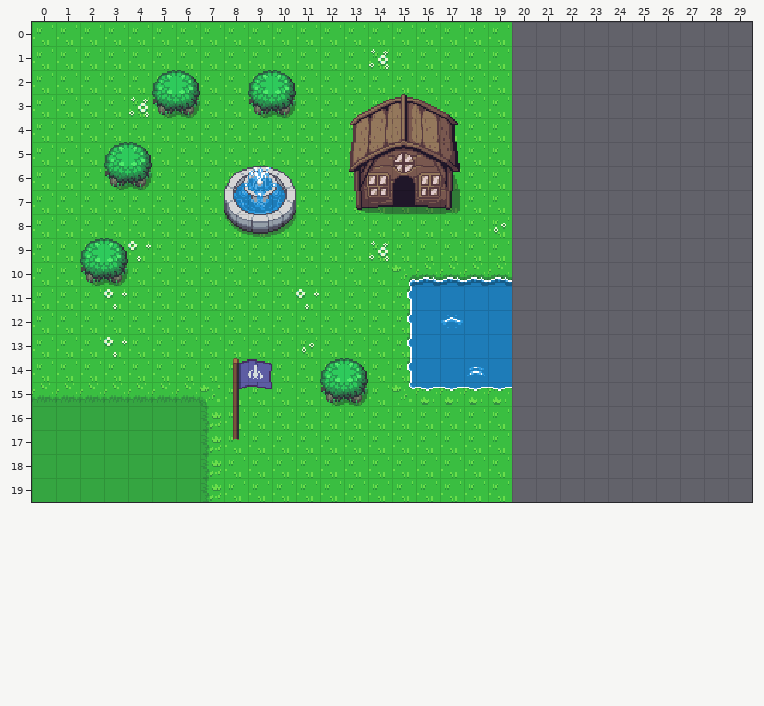
An edit to a level. Tiled map, packages/sample2/src/server/maps/overworld.tmx. The first picture shows the starting point.
Cells are 16x16 px. Shown: x 0..29, y 0..19. The old version is drawn lined up with the new one.
And afterwards:
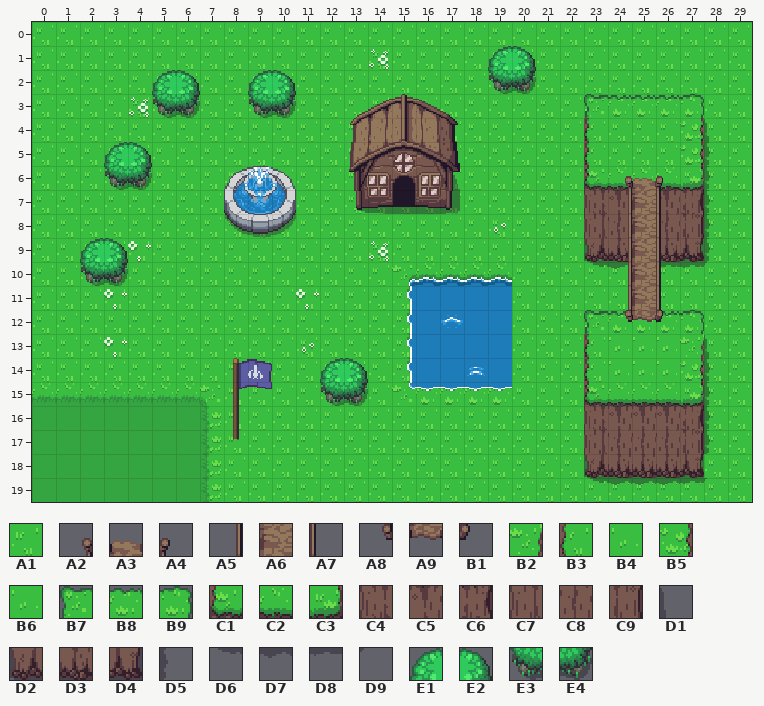
Key: from "Overworld": A1 0, A2 245, A3 246, A4 247, A5 285, A6 286, A7 287, A8 325, A9 326, B1 327, B2 366, B3 404, B4 405, B5 406, B6 408, B7 440, B8 441, B9 442, C1 444, C2 445, C3 446, C4 484, C5 485, C6 486, C7 524, C8 525, C9 526, D1 527, D2 564, D3 565, D4 566, D5 567, D6 604, D7 605, D8 606, D9 607, E1 645, E2 646, E3 685, E4 686.
__ is an empty cell.
Tiles of an added or newly shown layer are drawn over the layers below it.
What changed:
{"change": "map size 20x20 -> 30x20 cells"}
{"where": "layer \"Tile Layer 1\""}
{"y":0,"x":20,"old":"__ __ __ __ __ __ __ __ __ __","new":"A1 A1 A1 A1 A1 A1 A1 A1 A1 A1"}
{"y":1,"x":20,"old":"__ __ __ __ __ __ __ __ __ __","new":"A1 A1 A1 A1 A1 A1 A1 A1 A1 A1"}
{"y":2,"x":20,"old":"__ __ __ __ __ __ __ __ __ __","new":"A1 A1 A1 A1 A1 A1 A1 A1 A1 A1"}
{"y":3,"x":20,"old":"__ __ __ __ __ __ __ __ __ __","new":"A1 A1 A1 A1 A1 B6 A1 A1 A1 A1"}
{"y":4,"x":20,"old":"__ __ __","new":"A1 A1 A1"}
{"y":4,"x":28,"old":"__ __","new":"A1 A1"}
{"y":5,"x":20,"old":"__ __ __","new":"A1 A1 A1"}
{"y":5,"x":28,"old":"__ __","new":"A1 A1"}
{"y":6,"x":20,"old":"__ __ __","new":"A1 A1 A1"}
{"y":6,"x":28,"old":"__ __","new":"A1 A1"}
{"y":7,"x":20,"old":"__ __ __","new":"A1 A1 A1"}
{"y":7,"x":28,"old":"__ __","new":"A1 A1"}
{"y":8,"x":20,"old":"__ __ __","new":"A1 A1 A1"}
{"y":8,"x":28,"old":"__ __","new":"A1 A1"}
{"y":9,"x":20,"old":"__ __ __ __ __","new":"A1 A1 A1 A1 A1"}
{"y":9,"x":26,"old":"__ __ __ __","new":"A1 A1 A1 A1"}
{"y":10,"x":20,"old":"__ __ __ __ __","new":"A1 A1 A1 A1 A1"}
{"y":10,"x":26,"old":"__ __ __ __","new":"A1 A1 A1 A1"}
{"y":11,"x":20,"old":"__ __ __ __ __","new":"A1 A1 A1 A1 A1"}
{"y":11,"x":26,"old":"__ __ __ __","new":"A1 A1 A1 A1"}
{"y":12,"x":20,"old":"__ __ __ __ __ __ __ __ __ __","new":"A1 A1 A1 A1 A1 A1 A1 A1 A1 A1"}
{"y":13,"x":20,"old":"__ __ __","new":"A1 A1 A1"}
{"y":13,"x":28,"old":"__ __","new":"A1 A1"}
{"y":14,"x":20,"old":"__ __ __","new":"A1 A1 A1"}
{"y":14,"x":28,"old":"__ __","new":"A1 A1"}
{"y":15,"x":20,"old":"__ __ __","new":"A1 A1 A1"}
{"y":15,"x":28,"old":"__ __","new":"A1 A1"}
{"y":16,"x":20,"old":"__ __ __","new":"A1 A1 A1"}
{"y":16,"x":28,"old":"__ __","new":"A1 A1"}
{"y":17,"x":20,"old":"__ __ __","new":"A1 A1 A1"}
{"y":17,"x":28,"old":"__ __","new":"A1 A1"}
{"y":18,"x":20,"old":"__ __ __ __ __ __ __ __ __ __","new":"A1 A1 A1 A1 A1 A1 A1 A1 A1 A1"}
{"y":19,"x":20,"old":"__ __ __ __ __ __ __ __ __ __","new":"A1 A1 A1 A1 A1 A1 A1 A1 A1 A1"}
{"where": "layer \"Tile Layer 2\""}
{"y":1,"x":19,"old":"__ __","new":"E1 E2"}
{"y":2,"x":19,"old":"__ __","new":"E3 E4"}
{"y":4,"x":28,"old":"__","new":"D1"}
{"y":5,"x":28,"old":"__","new":"D5"}
{"y":6,"x":28,"old":"__","new":"D5"}
{"y":7,"x":28,"old":"__","new":"D5"}
{"y":8,"x":28,"old":"__","new":"D5"}
{"y":9,"x":23,"old":"__ __","new":"D2 D3"}
{"y":9,"x":26,"old":"__ __ __","new":"D3 D4 D5"}
{"y":10,"x":23,"old":"__ __","new":"D6 D7"}
{"y":10,"x":26,"old":"__ __ __","new":"D8 D8 D9"}
{"y":13,"x":28,"old":"__","new":"D1"}
{"y":14,"x":28,"old":"__","new":"D5"}
{"y":15,"x":28,"old":"__","new":"D5"}
{"y":16,"x":28,"old":"__","new":"D5"}
{"y":17,"x":28,"old":"__","new":"D5"}
{"y":18,"x":23,"old":"__ __ __ __ __","new":"D2 D3 D3 D3 D4"}
{"y":19,"x":23,"old":"__ __ __ __ __ __","new":"D6 D7 D7 D7 D8 D9"}
{"where": "layer \"z=1\" (added)"}
{"y":8,"x":23,"old":"__ __","new":"C7 C8"}
{"y":8,"x":26,"old":"__ __","new":"C8 C9"}
{"y":17,"x":23,"old":"__ __ __ __ __","new":"C7 C8 C8 C8 C9"}
{"where": "layer \"z=2\" (added)"}
{"y":3,"x":23,"old":"__ __ __ __ __","new":"B7 B8 B8 B8 B9"}
{"y":4,"x":23,"old":"__ __ __ __ __","new":"B3 A1 A1 A1 B5"}
{"y":5,"x":23,"old":"__ __ __ __ __","new":"B3 A1 A1 A1 B5"}
{"y":6,"x":23,"old":"__ __ __ __ __","new":"C1 C2 C2 C2 C3"}
{"y":7,"x":23,"old":"__ __","new":"C4 C5"}
{"y":7,"x":26,"old":"__ __","new":"C5 C6"}
{"y":12,"x":23,"old":"__ __ __ __ __","new":"B7 B8 B8 B8 B9"}
{"y":13,"x":23,"old":"__ __ __ __ __","new":"B3 B4 B4 B4 B2"}
{"y":14,"x":23,"old":"__ __ __ __ __","new":"B3 B4 B4 B4 B5"}
{"y":15,"x":23,"old":"__ __ __ __ __","new":"C1 C2 C2 C2 C3"}
{"y":16,"x":23,"old":"__ __ __ __ __","new":"C4 C5 C5 C5 C6"}
{"where": "layer \"Tile Layer 5\" (added)"}
{"y":6,"x":24,"old":"__ __ __","new":"A2 A3 A4"}
{"y":7,"x":24,"old":"__ __ __","new":"A5 A6 A7"}
{"y":8,"x":24,"old":"__ __ __","new":"A5 A6 A7"}
{"y":9,"x":24,"old":"__ __ __","new":"A5 A6 A7"}
{"y":10,"x":24,"old":"__ __ __","new":"A5 A6 A7"}
{"y":11,"x":24,"old":"__ __ __","new":"A5 A6 A7"}
{"y":12,"x":24,"old":"__ __ __","new":"A8 A9 B1"}
{"label":"added","picture_box":[488,22,752,502]}
